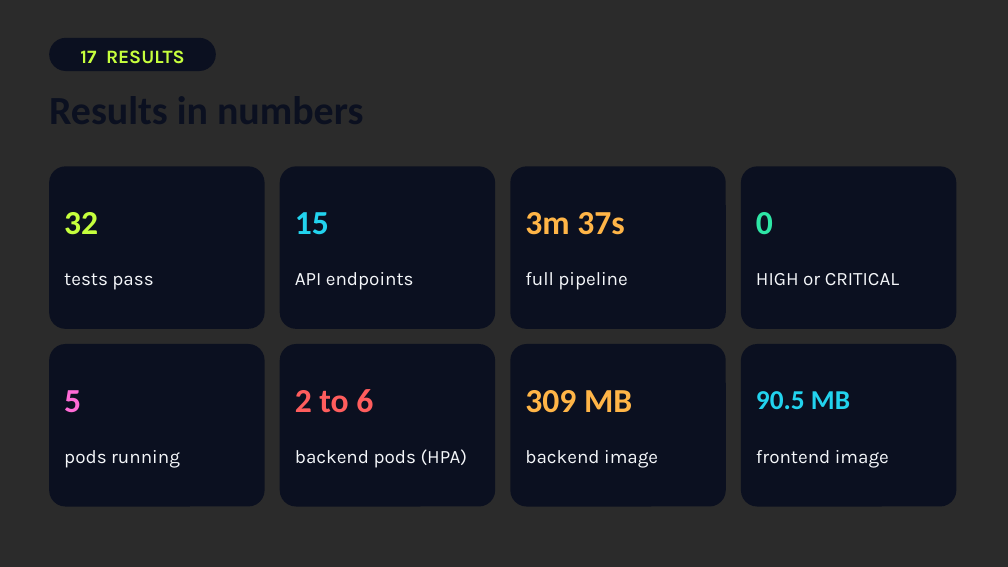
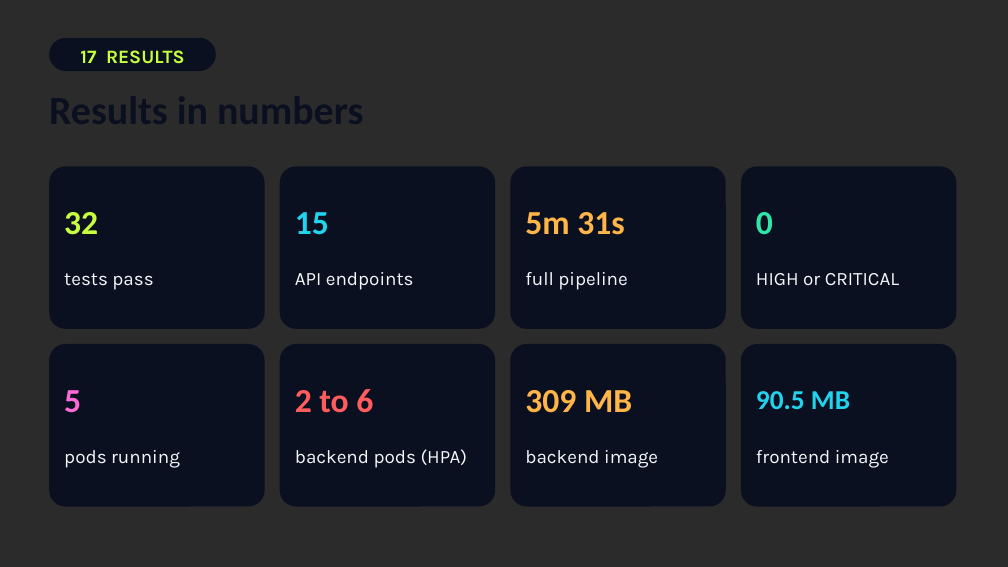
Before and after one commit to brixdorf/ironpass-devops-capstone, a slide deck: slide 18 of IronPass-Presentation.pptx. Drawn at 1008x567 pixels with LibreOffice and Linux fonts; fonts in the diff are those of the drawing; background and template pictures are left out; a plain dark background stands for a picture behind light text. Boxes give left, top, right and bottom in pixels: in the first picture for what was removed or moved away, otherwise in the second. Text is boxed around its words. In the diff, an @@ line names an element or a change of style, - is before the commit and + after.

```diff
--- a/IronPass-Presentation.pptx
+++ b/IronPass-Presentation.pptx
@@ text at bbox=[525, 212, 624, 235]: text changed @@
-3m 37s
+5m 31s
```
Also in this commit, not shown: 6 other slides changed, 4 other files.
